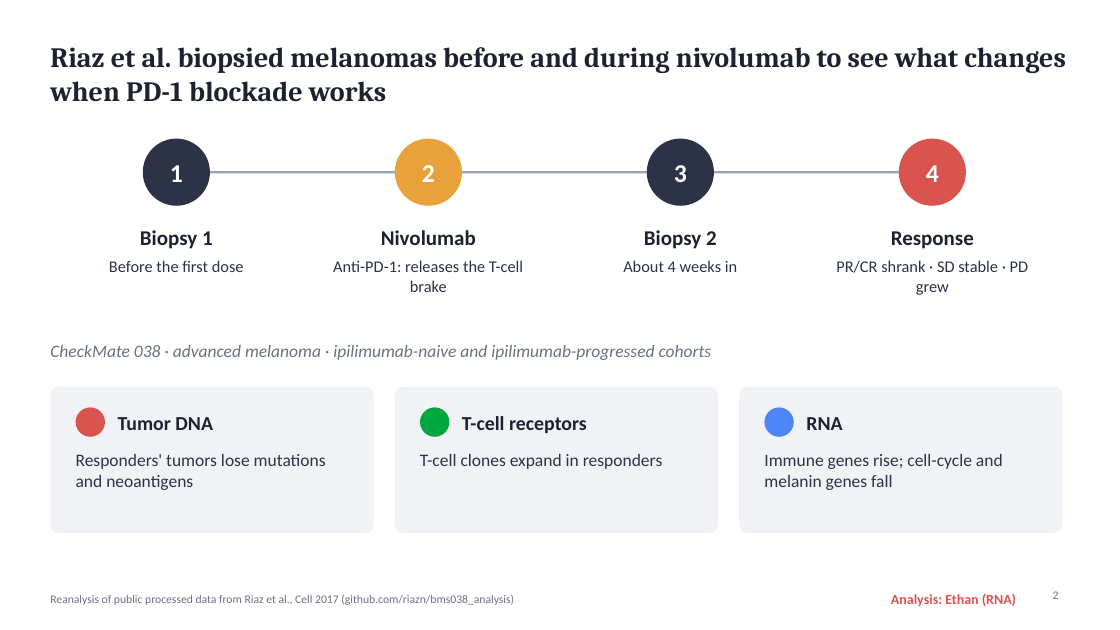
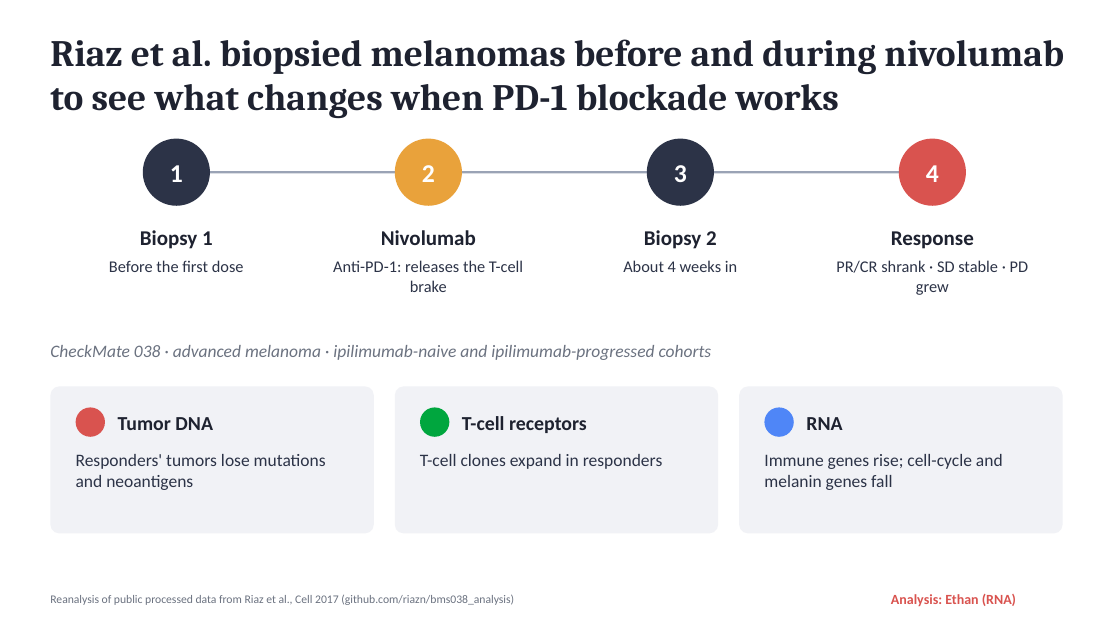
Before and after one commit to linethan04/Immunology-Final-Project, a slide deck: slide 2 of RNA_Ethan/slides/RNA_10slides_Ethan.pptx. Drawn at 1120x630 pixels with LibreOffice and Linux fonts; fonts in the diff are those of the drawing. Boxes give left, top, right and bottom in pixels: in the first picture for what was removed or moved away, otherwise in the second. Text is boxed around its words. In the diff, an @@ line names an element or a change of style, - is before the commit and + after.

Commit message:
final slides

```diff
--- a/RNA_Ethan/slides/RNA_10slides_Ethan.pptx
+++ b/RNA_Ethan/slides/RNA_10slides_Ethan.pptx
@@ title "Riaz et al. biopsied melanomas ..." at (x1=50, y1=39, x2=1064, y2=118): size 24 to 32 pt @@
@@ page number removed at (x1=1053, y1=591, x2=1059, y2=599) @@
-2
```
Also in this commit, not shown: 8 other slides changed, 18 slides added, 1 slide removed, 5 other files.
